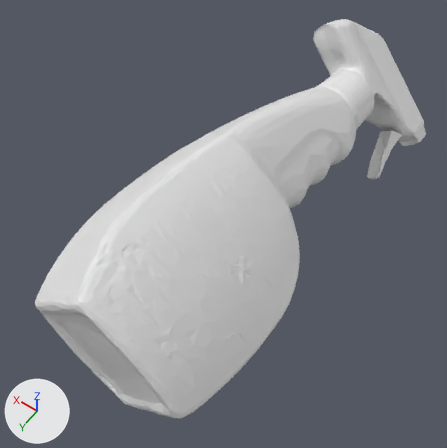
Two versions of the COLLADA model ros_ws/src/projects/active_vision/models/sprayFlaskAV/meshes/sprayFlask.dae, one commit apart.
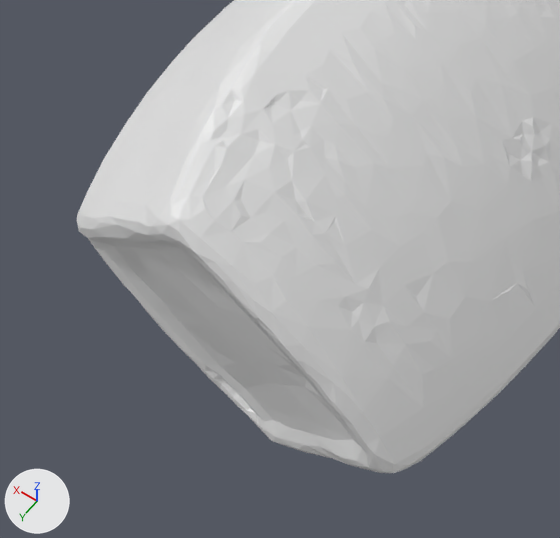
Each version appears first whole from a 50 mm camera at (-111.0, 63.0, 233.0) aimed at (2.0, -95.0, -15.0), and next in a close-up on the part from 0% to 57% of the width and 45% to 100% of the height. The axes (+X, +Y, +Z) are drawn at lower left. The lights are the same throughout.

The first close-up shows 'node'.
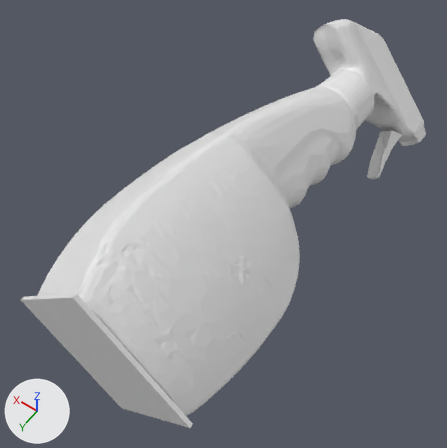
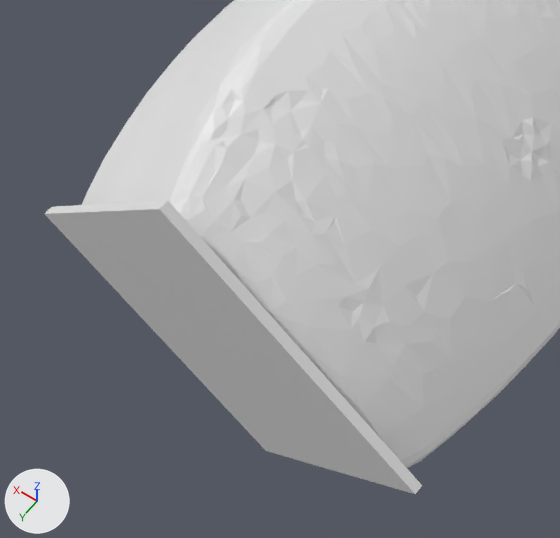
What differs and where, as boxes [x1, y1, x2, y2] in the close-ups (560 x 538 px):
'node', reshaped: before [77, 0, 560, 473]; after [44, 0, 560, 494]
part 1 of me_shape0, added: after [44, 200, 422, 494]

Patch to the scene script:
```diff
--- a/ros_ws/src/projects/active_vision/models/sprayFlaskAV/meshes/sprayFlask.dae.py
+++ b/ros_ws/src/projects/active_vision/models/sprayFlaskAV/meshes/sprayFlask.dae.py
@@ me_shape0 @@
 # used by ob_node; location = (0.0, 0.0, 0.0)
-me_shape0.from_pydata(...)  # 2512 vertices, 5016 faces; spans x -50.0..38.0, y -242.0..1.0, z -47.0..43.0
+me_shape0.from_pydata(...)  # 2520 vertices, 5028 faces; spans x -50.0..42.0, y -242.0..1.0, z -48.0..44.0
+# me_shape0 part 1
+# 8 vertices are added at x -50.0..42.0, y -1.0..1.0, z -48.0..44.0
+# 12 new faces join them
```
